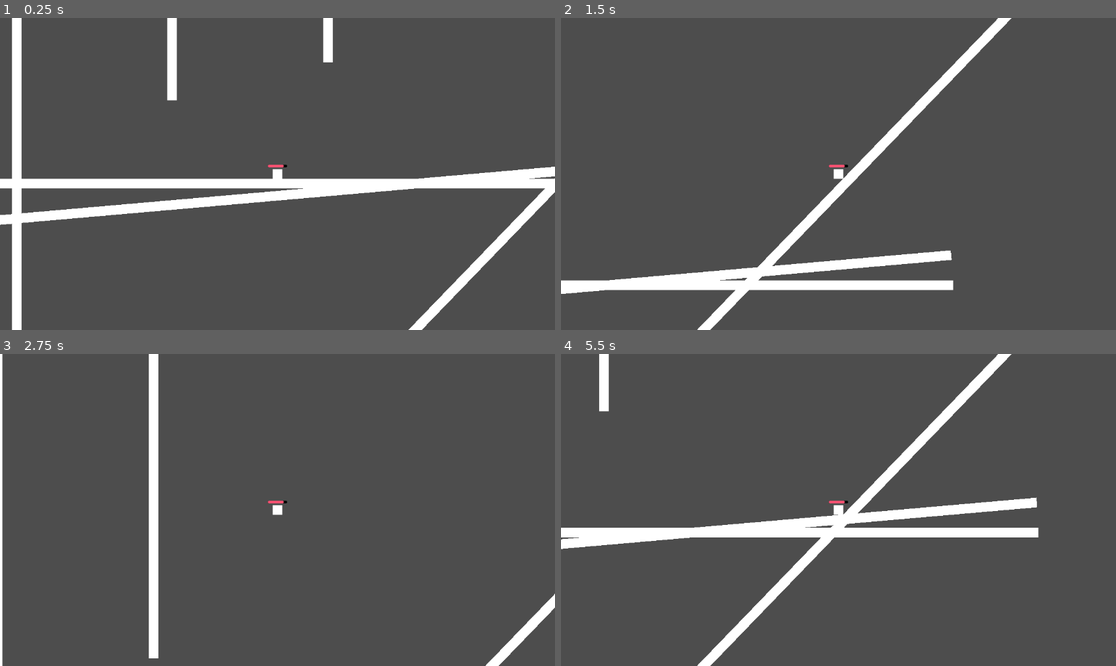
Above: before the commit, frames 1-4 (two rows, left to right).
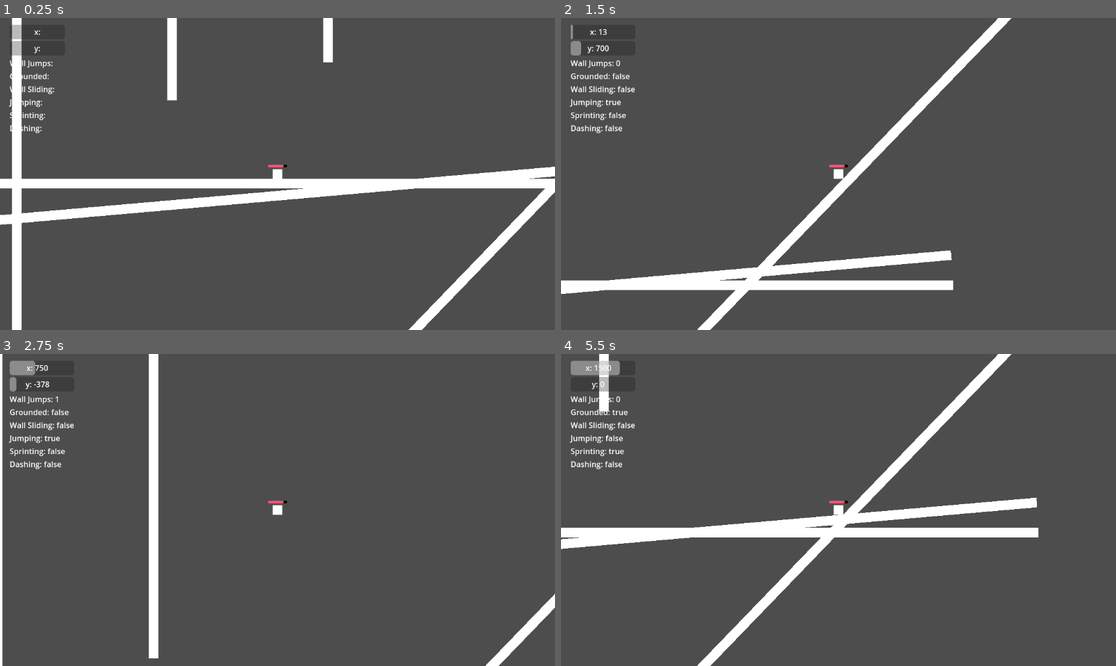
Above: after the commit, the same moments.

Repository: joesobo/BoxV1
Game: Godot game, scene res://main.tscn
The game is run twice, just before and just after one commit, with the same random seed, the same clock (stepped at 60 frames per second) and the same inputs.
Inputs:
- Up to frame 1 (0.25 s): no input
- Up to frame 2 (1.5 s): hold Shift (sprint) 0.53-1.28 s; hold Right (right) from 0.53 s (still down); tap Ctrl (dash) at 0.6 s; tap Up (jump) at 0.77, 1.07 s; tap Shift (sprint) at 1.35 s
- Up to frame 3 (2.75 s): tap Up (jump) at 1.52, 1.55, 1.82 s; release Right (right) at 2.03 s; hold Left (left) from 2.03 s (still down); hold Up (jump) from 2.03 s (still down); tap Ctrl (dash) at 2.3 s
- Up to frame 4 (5.5 s): release Left (left) at 2.78 s; release Up (jump) at 2.78 s; hold Right (right) 2.78-4.28 s; tap Ctrl (dash) at 2.85, 4.35 s; tap Up (jump) at 3.02, 3.32, 3.77, 3.8, 4.07, 4.52, 4.82 s; tap Shift (sprint) at 3.05 s; hold Shift (sprint) 3.53-4.28 s; hold Left (left) 4.28-5.03 s; hold Right (right) from 5.03 s (still down); hold Shift (sprint) from 5.03 s (still down)

The runs differ from the first frame. In frame 1, 0.5% of the frame differs, in the area x 1-10%, y 2-37%; in frame 2, 0.8%; in frame 3, 0.9%; in frame 4, 1.1%, in the area x 1-14%, y 2-37%.

Commit message:
player control displays

Diff:
--- a/PlayerController.gd
+++ b/PlayerController.gd
@@ -12,13 +12,15 @@
 @export var fall_multiplier := 60
 @export var low_jump_multiplier := 100
 
-var wall_jump_count := 0
-var is_sliding := false
-var vertical_input := Vector2.ZERO
-var horizontal_input := Vector2.ZERO
+@export var wall_jump_count := 0
+@export var is_sliding := false
+@export var is_sprinting := false
+@export var is_jumping := false
 
+@export var dashing := false
 var can_dash := false
-var dashing := false
+
+var input := Vector2.ZERO
 
 
 func next_to_wall():
@@ -35,8 +37,8 @@
 
 func is_aiming_into_wall():
 	return (
-		(next_to_right_wall() && get_wall_normal().x > 0 && horizontal_input.x < 0)
-		|| (next_to_left_wall() && get_wall_normal().x < 0 && horizontal_input.x > 0)
+		(next_to_right_wall() && get_wall_normal().x > 0 && input.x < 0)
+		|| (next_to_left_wall() && get_wall_normal().x < 0 && input.x > 0)
 	)
 
 
@@ -55,11 +57,13 @@
 
 func horizontal_movement():
 	if wall_jump_count == 0 && !dashing:
-		velocity.x = horizontal_input.x * speed
+		velocity.x = input.x * speed
+		is_sprinting = false
 
 		# Sprint
 		if Input.is_action_pressed("sprint"):
-			velocity.x = horizontal_input.x * speed * 2
+			velocity.x = input.x * speed * 2
+			is_sprinting = true
 
 
 func dash():
@@ -69,7 +73,7 @@
 	if can_dash && Input.is_action_just_pressed("dash"):
 		dashing = true
 		can_dash = false
-		velocity.x = horizontal_input.x * dash_speed
+		velocity.x = input.x * dash_speed
 		await get_tree().create_timer(dash_time).timeout
 		dashing = false
 
@@ -90,10 +94,17 @@
 
 func jump(delta):
 	if is_on_floor():
-		velocity.y = vertical_input.y * jump_force
+		# Reset Jump
+		is_jumping = false
 		wall_jump_count = 0
 
-	if velocity.y < 0 && vertical_input.y == 0:
+		# Normal Jump
+		velocity.y = input.y * jump_force
+		if velocity.y < 0:
+			is_jumping = true
+
+	# Dynamic Jump
+	if velocity.y < 0 && input.y == 0:
 		velocity.y += GRAVITY * low_jump_multiplier * delta
 
 
@@ -109,8 +120,17 @@
 
 
 func get_input(delta):
-	vertical_input = Input.get_vector("", "", "jump", "down")
-	horizontal_input = Input.get_vector("left", "right", "", "")
+	if Input.is_action_pressed("left"):
+		input.x = -1
+	elif Input.is_action_pressed("right"):
+		input.x = 1
+	else:
+		input.x = 0
+
+	if Input.is_action_pressed("jump"):
+		input.y = -1
+	else:
+		input.y = 0
 
 	horizontal_movement()
 
--- /dev/null
+++ b/PlayerControllerMenu.gd
@@ -0,0 +1,28 @@
+extends Control
+
+var frame_count = 0
+@export var frame_rate = 10
+
+func _process(_delta):
+	frame_count += 1
+	if frame_count % frame_rate == 0:
+		process_function()
+
+
+func process_function():
+	var player := get_node("../../../Player")
+
+	$Container/HorizontalSpeed.value = abs(player.velocity.x)
+	$Container/HorizontalSpeed.show_percentage = false
+	$Container/HorizontalSpeed/Label.text = "x: " + str(round(player.velocity.x))
+
+	$Container/VerticalSpeed.value = abs(player.velocity.y)
+	$Container/VerticalSpeed.show_percentage = false
+	$Container/VerticalSpeed/Label.text = "y: " + str(round(player.velocity.y))
+
+	$Container/WallJumps.text = "Wall Jumps: " + str(player.wall_jump_count)
+	$Container/IsGrounded.text = "Grounded: " + str(player.is_on_floor())
+	$Container/IsWallSliding.text = "Wall Sliding: " + str(player.is_sliding)
+	$Container/IsJumping.text = "Jumping: " + str(player.is_jumping)
+	$Container/IsSprinting.text = "Sprinting: " + str(player.is_sprinting)
+	$Container/IsDashing.text = "Dashing: " + str(player.dashing)
--- a/main.tscn
+++ b/main.tscn
@@ -1,8 +1,9 @@
-[gd_scene load_steps=9 format=3 uid="uid://wr0bal1t33v5"]
+[gd_scene load_steps=10 format=3 uid="uid://wr0bal1t33v5"]
 
 [ext_resource type="Script" path="res://PlayerController.gd" id="1_0ybxj"]
 [ext_resource type="Theme" uid="uid://cs53vtwmuxfcq" path="res://UITheme.tres" id="2_3sd15"]
 [ext_resource type="Script" path="res://PauseMenu.gd" id="2_of4s2"]
+[ext_resource type="Script" path="res://PlayerControllerMenu.gd" id="3_jseux"]
 
 [sub_resource type="CanvasTexture" id="CanvasTexture_w4ywb"]
 
@@ -23,7 +24,7 @@
 [node name="Main" type="Node2D"]
 position = Vector2(559, 325)
 
-[node name="Players" type="CharacterBody2D" parent="."]
+[node name="Player" type="CharacterBody2D" parent="."]
 position = Vector2(-7, 5)
 floor_stop_on_slope = false
 script = ExtResource("1_0ybxj")
@@ -31,9 +32,9 @@
 max_wall_jump_count = 5
 dash_speed = 3000
 
-[node name="Camera2D" type="Camera2D" parent="Players"]
-
-[node name="PauseMenu" type="Control" parent="Players/Camera2D"]
+[node name="Camera2D" type="Camera2D" parent="Player"]
+
+[node name="PauseMenu" type="Control" parent="Player/Camera2D"]
 visible = false
 z_index = 1
 layout_mode = 3
@@ -44,7 +45,7 @@
 offset_bottom = 322.0
 script = ExtResource("2_of4s2")
 
-[node name="VBoxContainer" type="VBoxContainer" parent="Players/Camera2D/PauseMenu"]
+[node name="VBoxContainer" type="VBoxContainer" parent="Player/Camera2D/PauseMenu"]
 layout_mode = 1
 anchors_preset = 8
 anchor_left = 0.5
@@ -59,45 +60,117 @@
 grow_vertical = 2
 alignment = 1
 
-[node name="ResumeButton" type="Button" parent="Players/Camera2D/PauseMenu/VBoxContainer"]
+[node name="ResumeButton" type="Button" parent="Player/Camera2D/PauseMenu/VBoxContainer"]
 layout_mode = 2
 text = "Resume
 "
 
-[node name="OptionsButton" type="Button" parent="Players/Camera2D/PauseMenu/VBoxContainer"]
+[node name="OptionsButton" type="Button" parent="Player/Camera2D/PauseMenu/VBoxContainer"]
 layout_mode = 2
 text = "Options"
 
-[node name="QuitButton" type="Button" parent="Players/Camera2D/PauseMenu/VBoxContainer"]
+[node name="QuitButton" type="Button" parent="Player/Camera2D/PauseMenu/VBoxContainer"]
 layout_mode = 2
 text = "Quit"
 
-[node name="Sprite2D" type="Sprite2D" parent="Players"]
+[node name="PlayerControllerMenu" type="Control" parent="Player/Camera2D"]
+z_index = 1
+layout_mode = 3
+anchors_preset = 0
+offset_left = -572.0
+offset_top = -326.0
+offset_right = 576.0
+offset_bottom = 322.0
+script = ExtResource("3_jseux")
+frame_rate = 20
+
+[node name="Container" type="VBoxContainer" parent="Player/Camera2D/PlayerControllerMenu"]
+layout_mode = 1
+offset_left = 16.0
+offset_top = 16.0
+offset_right = 131.0
+offset_bottom = 256.0
+
+[node name="HorizontalSpeed" type="ProgressBar" parent="Player/Camera2D/PlayerControllerMenu/Container"]
+custom_minimum_size = Vector2(2.08165e-12, 30)
+layout_mode = 2
+max_value = 2000.0
+step = 1.0
+show_percentage = false
+
+[node name="Label" type="Label" parent="Player/Camera2D/PlayerControllerMenu/Container/HorizontalSpeed"]
+layout_mode = 0
+offset_right = 116.0
+offset_bottom = 29.0
+text = "x:"
+horizontal_alignment = 1
+vertical_alignment = 1
+
+[node name="VerticalSpeed" type="ProgressBar" parent="Player/Camera2D/PlayerControllerMenu/Container"]
+custom_minimum_size = Vector2(2.08165e-12, 30)
+layout_mode = 2
+max_value = 5000.0
+step = 1.0
+show_percentage = false
+
+[node name="Label" type="Label" parent="Player/Camera2D/PlayerControllerMenu/Container/VerticalSpeed"]
+layout_mode = 0
+offset_right = 116.0
+offset_bottom = 29.0
+text = "y:"
+horizontal_alignment = 1
+vertical_alignment = 1
+
+[node name="WallJumps" type="Label" parent="Player/Camera2D/PlayerControllerMenu/Container"]
+layout_mode = 2
+text = "Wall Jumps:"
+
+[node name="IsGrounded" type="Label" parent="Player/Camera2D/PlayerControllerMenu/Container"]
+layout_mode = 2
+text = "Grounded:"
+
+[node name="IsWallSliding" type="Label" parent="Player/Camera2D/PlayerControllerMenu/Container"]
+layout_mode = 2
+text = "Wall Sliding:"
+
+[node name="IsJumping" type="Label" parent="Player/Camera2D/PlayerControllerMenu/Container"]
+layout_mode = 2
+text = "Jumping:"
+
+[node name="IsSprinting" type="Label" parent="Player/Camera2D/PlayerControllerMenu/Container"]
+layout_mode = 2
+text = "Sprinting:"
+
+[node name="IsDashing" type="Label" parent="Player/Camera2D/PlayerControllerMenu/Container"]
+layout_mode = 2
+text = "Dashing:"
+
+[node name="Sprite2D" type="Sprite2D" parent="Player"]
 scale = Vector2(20, 20)
 texture = SubResource("CanvasTexture_w4ywb")
 
-[node name="CollisionShape2D" type="CollisionShape2D" parent="Players"]
+[node name="CollisionShape2D" type="CollisionShape2D" parent="Player"]
 shape = SubResource("RectangleShape2D_hv0ns")
 
-[node name="HealthBar" type="Panel" parent="Players"]
+[node name="HealthBar" type="Panel" parent="Player"]
 offset_left = -20.0
 offset_top = -19.0
 offset_right = 20.0
 offset_bottom = -14.0
 theme = ExtResource("2_3sd15")
 
-[node name="Panel" type="Panel" parent="Players/HealthBar"]
+[node name="Panel" type="Panel" parent="Player/HealthBar"]
 layout_mode = 0
 offset_right = 33.0
 offset_bottom = 5.0
 theme = ExtResource("2_3sd15")
 theme_override_styles/panel = SubResource("StyleBoxFlat_ywvkn")
 
-[node name="RightWall" type="RayCast2D" parent="Players"]
+[node name="RightWall" type="RayCast2D" parent="Player"]
 rotation = -1.5708
 target_position = Vector2(2.08165e-12, 15)
 
-[node name="LeftWall" type="RayCast2D" parent="Players"]
+[node name="LeftWall" type="RayCast2D" parent="Player"]
 position = Vector2(0, 1)
 rotation = 1.5708
 target_position = Vector2(2.08165e-12, 15)
@@ -192,6 +265,6 @@
 scale = Vector2(100, 10)
 shape = SubResource("RectangleShape2D_vj7qx")
 
-[connection signal="pressed" from="Players/Camera2D/PauseMenu/VBoxContainer/ResumeButton" to="Players/Camera2D/PauseMenu" method="_on_resume_button_pressed"]
-[connection signal="pressed" from="Players/Camera2D/PauseMenu/VBoxContainer/OptionsButton" to="Players/Camera2D/PauseMenu" method="_on_options_button_pressed"]
-[connection signal="pressed" from="Players/Camera2D/PauseMenu/VBoxContainer/QuitButton" to="Players/Camera2D/PauseMenu" method="_on_quit_button_pressed"]
+[connection signal="pressed" from="Player/Camera2D/PauseMenu/VBoxContainer/ResumeButton" to="Player/Camera2D/PauseMenu" method="_on_resume_button_pressed"]
+[connection signal="pressed" from="Player/Camera2D/PauseMenu/VBoxContainer/OptionsButton" to="Player/Camera2D/PauseMenu" method="_on_options_button_pressed"]
+[connection signal="pressed" from="Player/Camera2D/PauseMenu/VBoxContainer/QuitButton" to="Player/Camera2D/PauseMenu" method="_on_quit_button_pressed"]
--- a/project.godot
+++ b/project.godot
@@ -36,12 +36,6 @@
 , Object(InputEventKey,"resource_local_to_scene":false,"resource_name":"","device":-1,"window_id":0,"alt_pressed":false,"shift_pressed":false,"ctrl_pressed":false,"meta_pressed":false,"pressed":false,"keycode":0,"physical_keycode":87,"key_label":0,"unicode":119,"echo":false,"script":null)
 ]
 }
-down={
-"deadzone": 0.5,
-"events": [Object(InputEventKey,"resource_local_to_scene":false,"resource_name":"","device":-1,"window_id":0,"alt_pressed":false,"shift_pressed":false,"ctrl_pressed":false,"meta_pressed":false,"pressed":false,"keycode":0,"physical_keycode":4194322,"key_label":0,"unicode":0,"echo":false,"script":null)
-, Object(InputEventKey,"resource_local_to_scene":false,"resource_name":"","device":-1,"window_id":0,"alt_pressed":false,"shift_pressed":false,"ctrl_pressed":false,"meta_pressed":false,"pressed":false,"keycode":0,"physical_keycode":83,"key_label":0,"unicode":115,"echo":false,"script":null)
-]
-}
 pause={
 "deadzone": 0.5,
 "events": [Object(InputEventKey,"resource_local_to_scene":false,"resource_name":"","device":-1,"window_id":0,"alt_press …(182 unchanged characters)…
